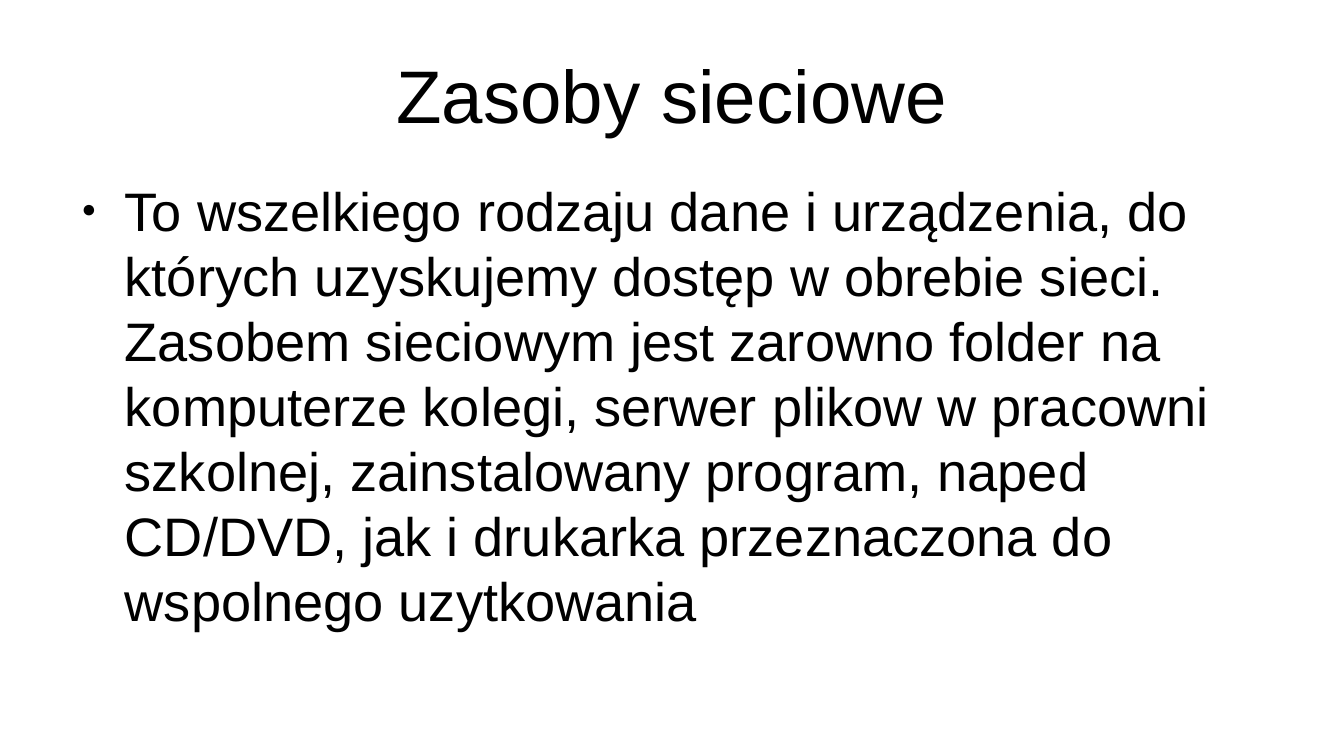
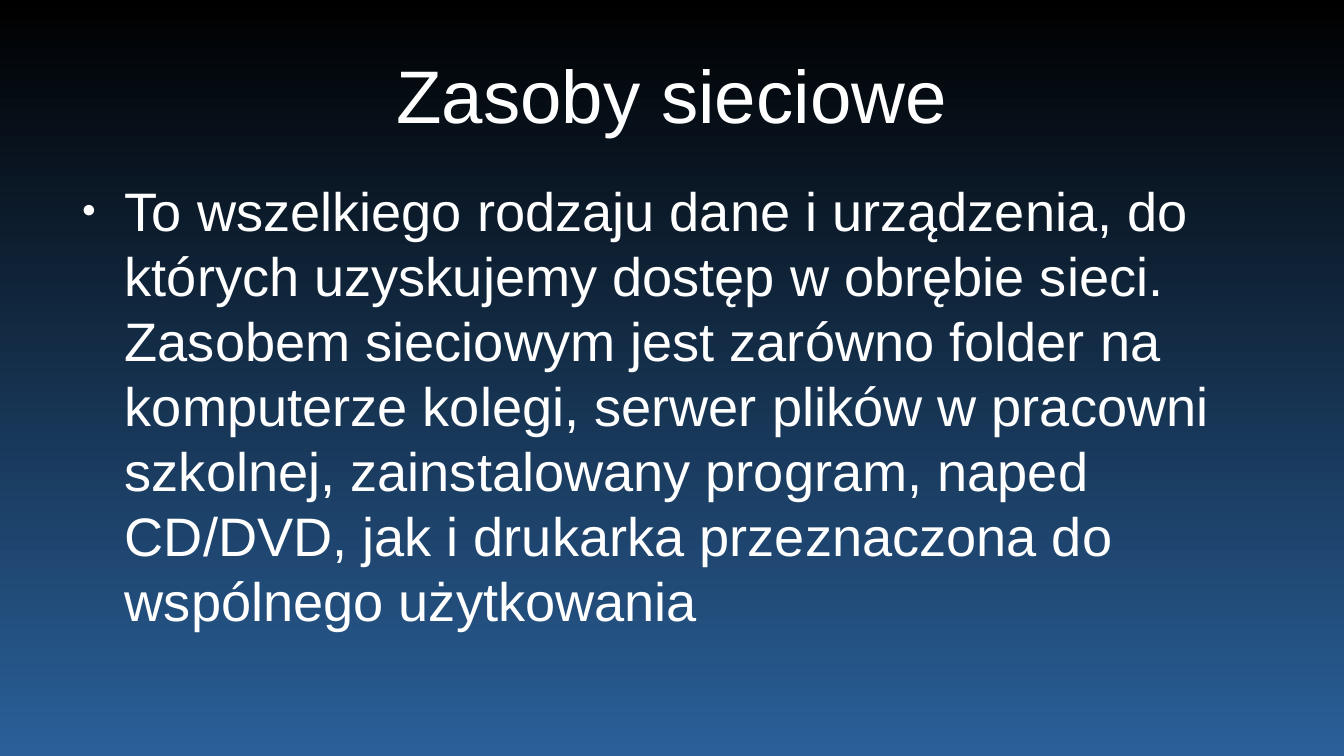
Before and after one commit to KAEcqR/School, a slide deck: slide 3 of 2023,2024/Informatyka/Prezentacja.odp. Drawn at 1344x756 pixels with LibreOffice and Linux fonts; fonts in the diff are those of the drawing. Boxes give left, top, right and bottom in pixels: in the first picture for what was removed or moved away, otherwise in the second. Text is boxed around its words. In the diff, an @@ line names an element or a change of style, - is before the commit and + after.

```diff
--- a/2023,2024/Informatyka/Prezentacja.odp
+++ b/2023,2024/Informatyka/Prezentacja.odp
@@ background #FFFFFF to gradient #000000 to #2A6099 @@
@@ title "Zasoby sieciowe" at box(396, 69, 947, 137): text colour #000000 to #FFFFFF @@
@@ text at box(125, 191, 1209, 630): text changed; text colour #000000 to #FFFFFF @@
-● To wszelkiego rodzaju dane i urządzenia, do których uzyskujemy dostęp w obrebie sieci. Zasobem sieciowym jest zarowno folder na komputerze kolegi, serwer plikow w pracowni szkolnej, zainstalowany program, naped CD/DVD, jak i drukarka przeznaczona do wspolnego uzytkowania
+● To wszelkiego rodzaju dane i urządzenia, do których uzyskujemy dostęp w obrębie sieci. Zasobem sieciowym jest zarówno folder na komputerze kolegi, serwer plików w pracowni szkolnej, zainstalowany program, naped CD/DVD, jak i drukarka przeznaczona do wspólnego użytkowania
```
Also in this commit, not shown: 5 other slides changed, 4 slides added, 22 other files.
